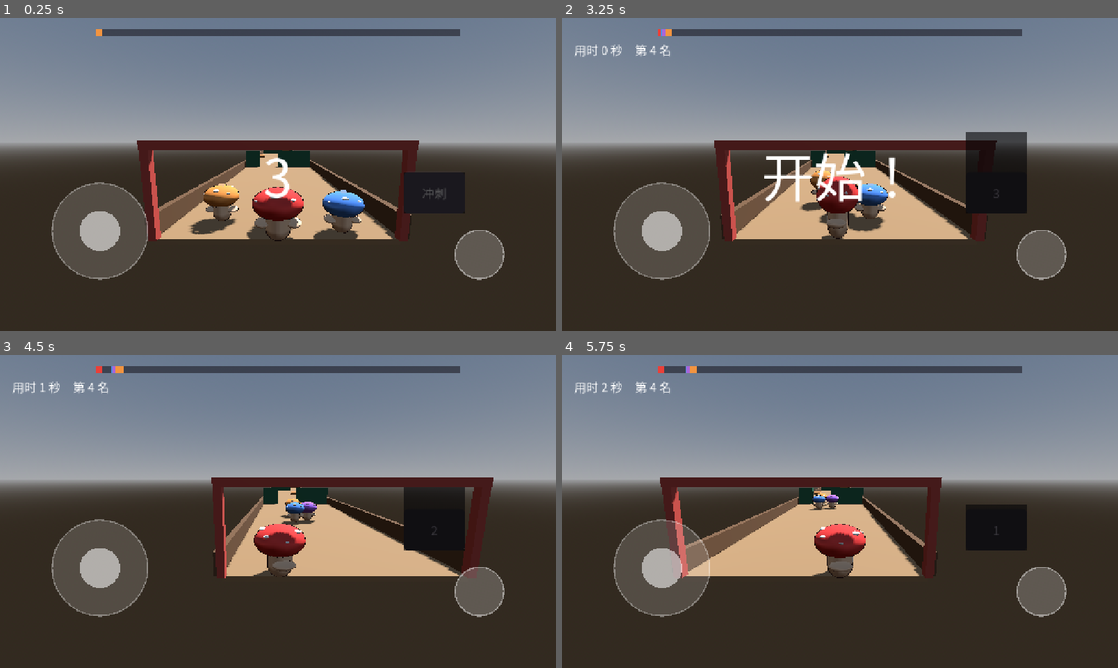
Above: before the commit, frames 1-4 (two rows, left to right).
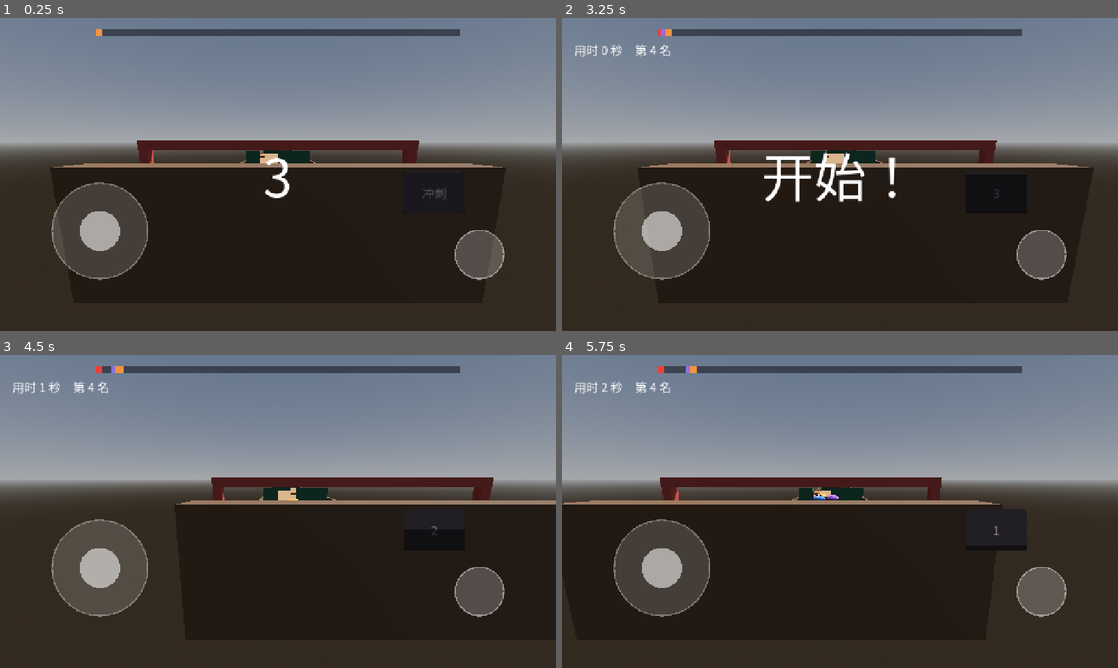
Above: after the commit, the same moments.

Repository: tuzkimo/fungi-party
Game: Godot game, scene res://game/minigame/race.tscn
The game is run twice, just before and just after one commit, with the same random seed, the same clock (stepped at 60 frames per second) and the same inputs. This scene is started directly instead of the project's main scene.
Inputs (mouse positions are in pixels of both pictures, inside the frame that each line leads up to):
- Up to frame 1 (0.25 s): no input
- Up to frame 2 (3.25 s): click "冲刺" at 0.5 s; move the mouse to (962, 158) at 1.27 s; hold D (move_right) 1.28-2 s; hold Ctrl (orbit) 1.28-2 s; click (962, 158) at 1.42 s; tap Space (jump) at 1.52, 2.75 s; tap Enter at 2 s; drag from (728, 190) to (812, 237) at 2.02 s; move the mouse to (895, 105) at 2.77 s; hold D (move_right) from 2.78 s (still down); hold Ctrl (orbit) from 2.78 s (still down)
- Up to frame 3 (4.5 s): release D (move_right) at 3.5 s; release Ctrl (orbit) at 3.5 s; drag from (250, 574) to (111, 464) at 3.52 s; move the mouse to (444, 558) at 4.27 s; hold A (move_left) from 4.28 s (still down); hold Ctrl (orbit) from 4.28 s (still down)
- Up to frame 4 (5.75 s): tap Space (jump) at 4.52 s; release A (move_left) at 5 s; release Ctrl (orbit) at 5 s; drag from (673, 464) to (756, 433) at 5.02 s

The runs differ from the first frame. In frame 1, 9.0% of the frame differs, in the area x 9-91%, y 46-72%; in frame 2, 9.4%; in frame 3, 9.2%; in frame 4, 9.7%, in the area x 0-84%, y 46-72%.

Commit message:
赛跑修复: 动物进场前不再有隐形墙、冷却遮罩方向、世界边界、踩障碍顶不再算撞

Diff:
--- a/game/minigame/animal_actor.gd
+++ b/game/minigame/animal_actor.gd
@@ -12,6 +12,7 @@
 const SHADOW_COLOR := Color(0.05, 0.05, 0.06, 0.45)
 const SHADOW_EDGE := 0.7
 const BLOCK_SIZE := Vector3(1.3, 1.7, 1.2)
+const OFF_STAGE_X := 100.0
 
 var _kind := RaceField.BEETLE
 var _side := 1
@@ -41,6 +42,8 @@
 	_body = AnimatableBody3D.new()
 	_body.name = "Body"
 	_body.add_to_group("hazard")
+	# 停在赛道外：visible=false 不会关碰撞，留在原点就是一道看不见的墙
+	_body.position.x = OFF_STAGE_X
 	add_child(_body)
 
 	var shape := CollisionShape3D.new()
--- a/game/minigame/race.gd
+++ b/game/minigame/race.gd
@@ -198,6 +198,7 @@
 	if not _player.finished and _elapsed < Config.RACE_TIME_LIMIT:
 		return
 	_settled = true
+	_player.feed(Vector2.ZERO, false, false)
 	var entries: Array = [_player_entry()]
 	for rival in _rivals:
 		entries.append(rival)
--- a/game/minigame/race_course.gd
+++ b/game/minigame/race_course.gd
@@ -19,6 +19,8 @@
 const RAIL_WIDTH := 0.3
 const ARCH_HEIGHT := 3.4
 const GROUND_DEPTH := 0.2
+const END_MARGIN := 3.0
+const END_WALL_HEIGHT := 3.0
 
 
 func build(field: RaceField) -> void:
@@ -29,7 +31,13 @@
 	var ground := StaticBody3D.new()
 	ground.name = "Ground"
 	add_child(ground)
-	_block(ground, Vector3(half * 2.0, GROUND_DEPTH, length), Vector3(0.0, -GROUND_DEPTH * 0.5, length * 0.5), _solid(GROUND_COLOR))
+	_block(ground, Vector3(half * 2.0, GROUND_DEPTH, length + END_MARGIN * 2.0), Vector3(0.0, -GROUND_DEPTH * 0.5, length * 0.5), _solid(GROUND_COLOR))
+	# 两端封死：裁判区之外没有地面，跑出去会直接掉出世界
+	for end_z in [-END_MARGIN + 0.4, length + END_MARGIN - 0.4]:
+		var wall := StaticBody3D.new()
+		wall.name = "EndWall"
+		add_child(wall)
+		_block(wall, Vector3(half * 2.0, END_WALL_HEIGHT, 0.8), Vector3(0.0, END_WALL_HEIGHT * 0.5, end_z), _solid(RAIL_COLOR))
 	for side in [-1.0, 1.0]:
 		var rail := StaticBody3D.new()
 		rail.name = "Rail"
--- a/game/minigame/race_player.gd
+++ b/game/minigame/race_player.gd
@@ -108,6 +108,9 @@
 		var collision := get_slide_collision(i)
 		var body := collision.get_collider()
 		if body is Node and (body as Node).is_in_group("hazard"):
+			# 踩在障碍顶上不算撞：法线朝上的弹开会把人越弹越高
+			if collision.get_normal().y > 0.7:
+				continue
 			hits += 1
 			global_position += collision.get_normal() * Config.RACE_HIT_PUSH
 			velocity = Vector3.ZERO
--- a/game/minigame/race_ui.gd
+++ b/game/minigame/race_ui.gd
@@ -170,7 +170,8 @@
 ## ratio：0 = 刚用掉，1 = 冷却好了。
 func set_dash_ready(ratio: float) -> void:
 	ratio = clampf(ratio, 0.0, 1.0)
-	_mask.offset_top = -_dash.size.y * (1.0 - ratio)
+	# 只留底部一段：ratio=0 盖满（冷却中），ratio=1 露出整个按钮
+	_mask.offset_top = _dash.size.y * ratio
 	_mask.offset_bottom = 0.0
 	_dash.disabled = ratio < 1.0
 	_dash.text = "冲刺" if ratio >= 1.0 else "%d" % ceili((1.0 - ratio) * Config.RACE_DASH_COOLDOWN)
--- /dev/null
+++ b/tests/test_animal_actor.gd
@@ -0,0 +1,15 @@
+extends TestBase
+
+## 动物本体在进场前必须停在赛道外：否则它是个看不见的碰撞体，正中线跑就会撞上。
+func test_body_parked_before_entry() -> void:
+	var animal := AnimalActor.new()
+	animal.setup(RaceField.BEETLE, 1, 50.0)
+	check(absf(animal._body.position.x) > Config.RACE_TRACK_HALF_WIDTH + 1.0,
+		"setup 后本体停在赛道外（x=%f）" % animal._body.position.x)
+	animal.advance(0.2)
+	check(absf(animal._body.position.x) > Config.RACE_TRACK_HALF_WIDTH + 1.0,
+		"影子阶段本体仍停在赛道外（x=%f）" % animal._body.position.x)
+	animal.advance(Config.RACE_ANIMAL_WARN + RaceField.WALK_IN + 0.4)
+	check(absf(animal._body.position.x) < 0.1,
+		"进场后本体走到赛道中间（x=%f）" % animal._body.position.x)
+	animal.free()
Not shown, added: tests/test_animal_actor.gd.uid
